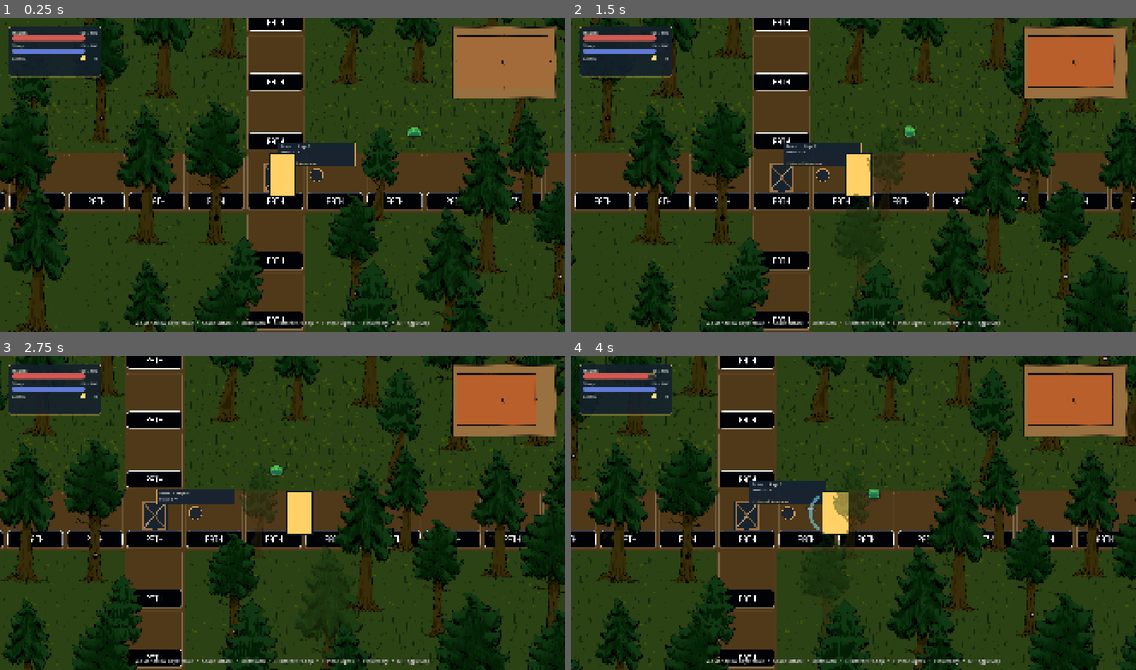
Above: before the commit, frames 1-4 (two rows, left to right).
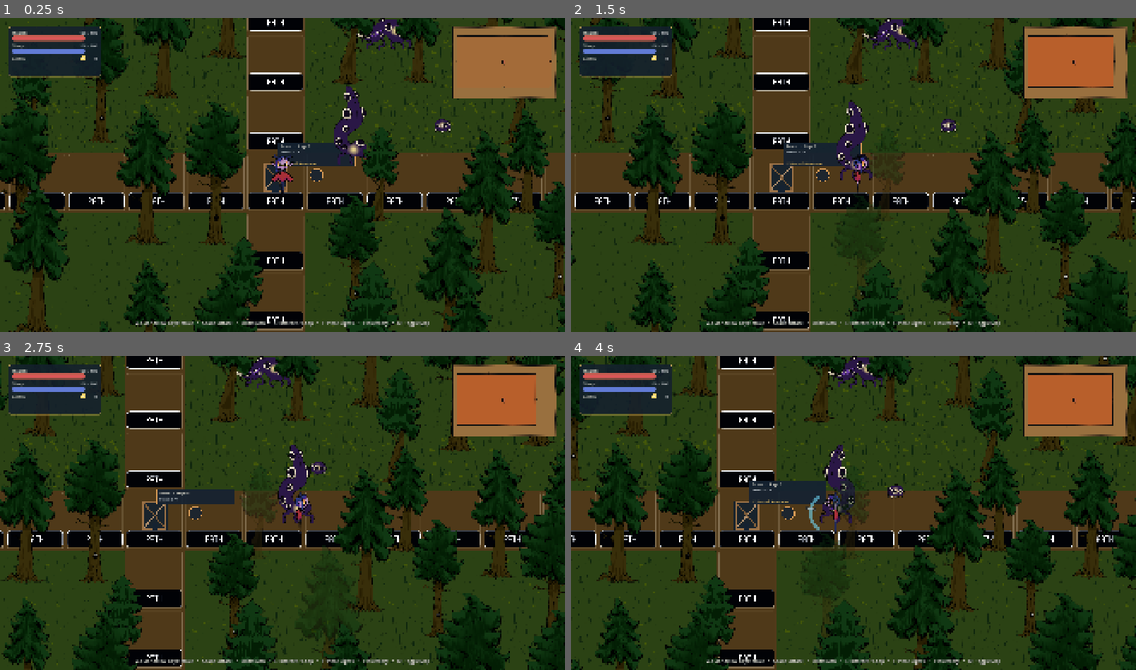
Above: after the commit, the same moments.

Repository: sebastiannovia/Light-Collector
Game: Godot game, scene res://MapLayoutTemplate.tscn
The game is run twice, just before and just after one commit, with the same random seed, the same clock (stepped at 60 frames per second) and the same inputs.
Inputs (mouse positions are in pixels of both pictures, inside the frame that each line leads up to):
- Up to frame 1 (0.25 s): no input
- Up to frame 2 (1.5 s): tap Enter at 0.5 s; move the mouse to (977, 159) at 0.52 s; hold Right (ui_right) 0.53-1.25 s; tap Space (attack) at 0.6 s; click (977, 159) at 0.67 s; drag from (740, 190) to (870, 175) at 1.27 s
- Up to frame 3 (2.75 s): move the mouse to (339, 443) at 2.02 s; hold Right (ui_right) from 2.03 s (still down); tap Enter at 2.1 s; tap Space (attack) at 2.3 s
- Up to frame 4 (4 s): release Right (ui_right) at 2.75 s; drag from (825, 575) to (847, 469) at 2.77 s; move the mouse to (1023, 560) at 3.52 s; hold Left (ui_left) from 3.53 s (still down); hold Shift from 3.53 s (still down); tap Space (attack) at 3.8 s

The runs differ from the first frame. In frame 1, 1.9% of the frame differs, in the area x 47-90%, y 0-58%; in frame 2, 1.7%; in frame 3, 1.8%; in frame 4, 1.8%.

Commit message:
Add monster types and match hitboxes to sprites

Diff:
--- a/MapLayoutTemplate.tscn
+++ b/MapLayoutTemplate.tscn
@@ -11,7 +11,9 @@
 [ext_resource type="Script" uid="uid://cl7emwpo77rs" path="res://gameplay/construction_stage.gd" id="10_dldcj"]
 [ext_resource type="PackedScene" uid="uid://bqqj6cqav77ir" path="res://gameplay/Player/Player.tscn" id="11_qb0cc"]
 [ext_resource type="Script" uid="uid://cdfpm24jkc6ju" path="res://gameplay/item_requirement.gd" id="11_twa6h"]
-[ext_resource type="PackedScene" uid="uid://bq47rsekv5irv" path="res://monster images/monster1/monster_1.tscn" id="12_dldcj"]
+[ext_resource type="PackedScene" path="res://gameplay/Monsters/Spinner.tscn" id="12_twa6h"]
+[ext_resource type="PackedScene" path="res://gameplay/Monsters/Jumper.tscn" id="13_pdi3m"]
+[ext_resource type="PackedScene" path="res://gameplay/Monsters/Charger.tscn" id="14_cjl5k"]
 
 [sub_resource type="Resource" id="Resource_1hjth"]
 script = ExtResource("11_twa6h")
@@ -4274,6 +4276,11 @@
 [node name="Player" parent="." unique_id=163405111 instance=ExtResource("11_qb0cc")]
 position = Vector2(1950, 1120)
 
-[node name="monster1" parent="." unique_id=118134316 instance=ExtResource("12_dldcj")]
-position = Vector2(2513, 932)
-scale = Vector2(3, 3)
+[node name="monster_spinner" parent="." unique_id=2076468854 instance=ExtResource("12_twa6h")]
+position = Vector2(2248, 904)
+
+[node name="monster_jumper" parent="." unique_id=1878941016 instance=ExtResource("13_pdi3m")]
+position = Vector2(2637, 907)
+
+[node name="monster_charger" parent="." unique_id=471776626 instance=ExtResource("14_cjl5k")]
+position = Vector2(2373, 500)
--- /dev/null
+++ b/gameplay/Monsters/Charger.tscn
@@ -0,0 +1,27 @@
+[gd_scene format=3]
+
+[ext_resource type="Script" path="res://gameplay/Monsters/basic_monster.gd" id="1_caur1"]
+[ext_resource type="Texture2D" path="res://Assets/Monsters/charger_sprite.png" id="2_e4hog"]
+
+[sub_resource type="RectangleShape2D" id="RectangleShape2D_caur1"]
+size = Vector2(265, 210)
+
+[sub_resource type="CircleShape2D" id="CircleShape2D_6dgeb"]
+radius = 320.0
+
+[node name="monster_charger" type="CharacterBody2D" unique_id=471776626]
+collision_layer = 2
+script = ExtResource("1_caur1")
+display_name = "Charger"
+
+[node name="Sprite2D" type="Sprite2D" parent="." unique_id=593476529]
+texture = ExtResource("2_e4hog")
+
+[node name="CollisionShape2D" type="CollisionShape2D" parent="." unique_id=1460841897]
+shape = SubResource("RectangleShape2D_caur1")
+
+[node name="Sight" type="Area2D" parent="." unique_id=775922258]
+collision_layer = 0
+
+[node name="CollisionShape2D" type="CollisionShape2D" parent="Sight" unique_id=1027942765]
+shape = SubResource("CircleShape2D_6dgeb")
--- /dev/null
+++ b/gameplay/Monsters/Jumper.tscn
@@ -0,0 +1,27 @@
+[gd_scene format=3]
+
+[ext_resource type="Script" path="res://gameplay/Monsters/basic_monster.gd" id="1_j5scw"]
+[ext_resource type="Texture2D" path="res://Assets/Monsters/jumper_sprite.png" id="2_ij78q"]
+
+[sub_resource type="RectangleShape2D" id="RectangleShape2D_j5scw"]
+size = Vector2(70, 65)
+
+[sub_resource type="CircleShape2D" id="CircleShape2D_iungk"]
+radius = 320.0
+
+[node name="monster_jumper" type="CharacterBody2D" unique_id=1878941016]
+collision_layer = 2
+script = ExtResource("1_j5scw")
+display_name = "Jumper"
+
+[node name="Sprite2D" type="Sprite2D" parent="." unique_id=997570214]
+texture = ExtResource("2_ij78q")
+
+[node name="CollisionShape2D" type="CollisionShape2D" parent="." unique_id=1936898354]
+shape = SubResource("RectangleShape2D_j5scw")
+
+[node name="Sight" type="Area2D" parent="." unique_id=1733059442]
+collision_layer = 0
+
+[node name="CollisionShape2D" type="CollisionShape2D" parent="Sight" unique_id=1835929153]
+shape = SubResource("CircleShape2D_iungk")
--- /dev/null
+++ b/gameplay/Monsters/Spinner.tscn
@@ -0,0 +1,27 @@
+[gd_scene format=3]
+
+[ext_resource type="Script" path="res://gameplay/Monsters/basic_monster.gd" id="1_rmd0v"]
+[ext_resource type="Texture2D" path="res://Assets/Monsters/spinner_sprite.png" id="2_vhdf1"]
+
+[sub_resource type="RectangleShape2D" id="RectangleShape2D_rmd0v"]
+size = Vector2(170, 350)
+
+[sub_resource type="CircleShape2D" id="CircleShape2D_m8kcv"]
+radius = 320.0
+
+[node name="monster_spinner" type="CharacterBody2D" unique_id=2076468854]
+collision_layer = 2
+script = ExtResource("1_rmd0v")
+display_name = "Spinner"
+
+[node name="Sprite2D" type="Sprite2D" parent="." unique_id=1722079138]
+texture = ExtResource("2_vhdf1")
+
+[node name="CollisionShape2D" type="CollisionShape2D" parent="." unique_id=491381444]
+shape = SubResource("RectangleShape2D_rmd0v")
+
+[node name="Sight" type="Area2D" parent="." unique_id=682893630]
+collision_layer = 0
+
+[node name="CollisionShape2D" type="CollisionShape2D" parent="Sight" unique_id=828315603]
+shape = SubResource("CircleShape2D_m8kcv")
--- /dev/null
+++ b/gameplay/Monsters/basic_monster.gd
@@ -0,0 +1,115 @@
+extends CharacterBody2D
+
+@export_group("Monster")
+@export var display_name := "Monster"
+@export_range(1, 10000, 1) var starting_health := 160
+@export_range(0.0, 500.0, 1.0) var chase_speed := 100.0
+
+@export_group("Attack")
+@export_range(32.0, 400.0, 1.0) var sight_range := 320.0
+@export_range(24.0, 256.0, 1.0) var attack_range := 110.0
+@export_range(0.0, 100.0, 1.0) var attack_damage := 10.0
+@export_range(0.1, 5.0, 0.05) var attack_cooldown := 1.0
+
+@export_group("Knockback")
+@export_range(0.0, 500.0, 1.0) var knockback_force := 100.0
+@export_range(0.05, 1.0, 0.05) var knockback_duration := 0.25
+
+var health := 0
+var is_alive := true
+var target: Node2D
+var _attack_cooldown_left := 0.0
+var _knockback_tween: Tween
+
+@onready var sprite: Sprite2D = $Sprite2D
+@onready var body_shape: CollisionShape2D = $CollisionShape2D
+@onready var sight_area: Area2D = $Sight
+@onready var sight_shape: CollisionShape2D = $Sight/CollisionShape2D
+
+func _ready() -> void:
+	health = starting_health
+	add_to_group("monsters")
+	if not sight_area.body_entered.is_connected(_on_sight_body_entered):
+		sight_area.body_entered.connect(_on_sight_body_entered)
+	if not sight_area.body_exited.is_connected(_on_sight_body_exited):
+		sight_area.body_exited.connect(_on_sight_body_exited)
+	set_collision_mask_value(1, true)
+	set_collision_layer_value(2, true)
+	var sight_circle := sight_shape.shape as CircleShape2D
+	if sight_circle:
+		sight_circle.radius = sight_range
+	z_as_relative = false
+	_update_depth_order()
+
+func _physics_process(delta: float) -> void:
+	_attack_cooldown_left = maxf(0.0, _attack_cooldown_left - delta)
+	if not is_alive:
+		return
+	if _knockback_tween and _knockback_tween.is_running():
+		velocity = Vector2.ZERO
+		return
+	if not is_instance_valid(target):
+		target = null
+		velocity = Vector2.ZERO
+		_update_depth_order()
+		return
+	var offset := target.global_position - global_position
+	var distance := offset.length()
+	if absf(offset.x) > 0.1:
+		sprite.flip_h = offset.x < 0.0
+	if distance > attack_range:
+		velocity = offset.normalized() * chase_speed
+		move_and_slide()
+	else:
+		velocity = Vector2.ZERO
+		if _attack_cooldown_left <= 0.0:
+			_attack_cooldown_left = attack_cooldown
+			if target.has_method("take_damage"):
+				target.call("take_damage", attack_damage)
+	_update_depth_order()
+
+func take_damage(damage: int, attacker_position: Vector2) -> void:
+	if not is_alive or damage <= 0:
+		return
+	health = maxi(0, health - damage)
+	if health == 0:
+		_die()
+		return
+	var direction := global_position - attacker_position
+	if direction.is_zero_approx():
+		direction = Vector2.UP
+	else:
+		direction = direction.normalized()
+	if _knockback_tween and _knockback_tween.is_running():
+		_knockback_tween.kill()
+	_knockback_tween = create_tween()
+	_knockback_tween.set_ease(Tween.EASE_OUT)
+	_knockback_tween.set_trans(Tween.TRANS_CUBIC)
+	_knockback_tween.tween_property(self, "global_position", global_position + direction * knockback_force, knockback_duration)
+
+func _die() -> void:
+	is_alive = false
+	target = null
+	velocity = Vector2.ZERO
+	body_shape.set_deferred("disabled", true)
+	sight_shape.set_deferred("disabled", true)
+	sprite.visible = false
+
+func _on_sight_body_entered(body: Node2D) -> void:
+	if is_alive and body.is_in_group("map_player"):
+		target = body
+
+func _on_sight_body_exited(body: Node2D) -> void:
+	if body == target and is_alive:
+		target = null
+		velocity = Vector2.ZERO
+
+func _update_depth_order() -> void:
+	var sprite_bottom := sprite.position.y + sprite.texture.get_height() * sprite.scale.y * 0.5
+	var sort_y := global_position.y + sprite_bottom
+	var ancestor := get_parent()
+	while ancestor and not ancestor is MapArea:
+		ancestor = ancestor.get_parent()
+	if ancestor is MapArea:
+		sort_y -= (ancestor as MapArea).global_position.y
+	z_index = clampi(roundi(sort_y / 8.0), 1, 256)
--- a/gameplay/Player/Player.tscn
+++ b/gameplay/Player/Player.tscn
@@ -1,7 +1,8 @@
 [gd_scene format=3 uid="uid://bqqj6cqav77ir"]
 
-[ext_resource type="Script" uid="uid://drx41yvlar6fy" path="res://template_player.gd" id="1_k7pdy"]
-[ext_resource type="Script" uid="uid://op6grnsnlo2i" path="res://gameplay/player_inventory.gd" id="2_rlrxx"]
+[ext_resource type="Script" path="res://template_player.gd" id="1_k7pdy"]
+[ext_resource type="Script" path="res://gameplay/player_inventory.gd" id="2_rlrxx"]
+[ext_resource type="Texture2D" path="res://Assets/Player/Front.png" id="3_dd34u"]
 
 [sub_resource type="RectangleShape2D" id="RectangleShape2D_rlrxx"]
 size = Vector2(58, 42)
@@ -32,4 +33,8 @@
 [node name="CollisionShape2D" type="CollisionShape2D" parent="hitbox" unique_id=364161573]
 shape = SubResource("RectangleShape2D_mhe6t")
 
+[node name="PlayerSprite" type="Sprite2D" parent="." unique_id=227745226]
+z_index = -1
+texture = ExtResource("3_dd34u")
+
 [connection signal="body_entered" from="hitbox" to="." method="_on_hitbox_body_entered"]
--- a/template_player.gd
+++ b/template_player.gd
@@ -9,6 +9,9 @@
 const PLAYER_HUD_SCRIPT = preload("res://gameplay/player_hud.gd")
 const DEFAULT_PLAYER_HUD_STYLE = preload("res://gameplay/player_hud_default.tres")
 const LIGHT_MARKER_SCRIPT = preload("res://light_placement_marker.gd")
+const PLAYER_FRONT_TEXTURE = preload("res://Assets/Player/Front.png")
+const PLAYER_BACK_TEXTURE = preload("res://Assets/Player/Back.png")
+const PLAYER_SIDE_TEXTURE = preload("res://Assets/Player/Side.png")
 
 @export var move_speed := 420.0
 @export var transition_duration := 0.25
@@ -58,6 +61,7 @@
 @onready var camera: Camera2D = $Camera2D
 @onready var fade: ColorRect = get_node("../TransitionOverlay/Fade")
 @onready var legacy_hitbox: Area2D = get_node_or_null("hitbox")
+@onready var player_sprite: Sprite2D = $PlayerSprite
 
 var current_area: MapArea
 var transitioning := false
@@ -81,6 +85,7 @@
 		legacy_hitbox.monitoring = false
 		legacy_hitbox.monitorable = false
 	_sword_hit_shape.radius = 30.0
+	_update_player_sprite()
 	add_to_group("map_player")
 	light_count = starting_light_count
 	health_current = clampf(health_current, 0.0, health_max)
@@ -108,6 +113,7 @@
 	var direction := Vector2(horizontal, vertical).normalized()
 	if not direction.is_zero_approx():
 		facing_direction = direction
+		_update_player_sprite()
 	var movement := direction * move_speed
 	if _dash_time_left > 0.0:
 		movement = _dash_direction * dash_speed
@@ -455,10 +461,17 @@
 	camera.limit_bottom = int(area.global_position.y + area.area_size.y)
 
 func _draw() -> void:
-	var player_rect := Rect2(-PLAYER_SIZE * 0.5, PLAYER_SIZE)
-	draw_rect(player_rect, Color("ffd166"), true)
-	draw_rect(player_rect, Color("101923"), false, 4.0)
 	_draw_sword_swing()
+
+func _update_player_sprite() -> void:
+	if not player_sprite:
+		return
+	if absf(facing_direction.x) > absf(facing_direction.y):
+		player_sprite.texture = PLAYER_SIDE_TEXTURE
+		player_sprite.flip_h = facing_direction.x < 0.0
+	else:
+		player_sprite.flip_h = false
+		player_sprite.texture = PLAYER_BACK_TEXTURE if facing_direction.y < 0.0 else PLAYER_FRONT_TEXTURE
 
 
 func attack() -> void:
Binary file added: Assets/Monsters/charger_sprite.png
Not shown, added: Assets/Monsters/charger_sprite.png.import
Binary file added: Assets/Monsters/jumper_sprite.png
Not shown, added: Assets/Monsters/jumper_sprite.png.import
Binary file added: Assets/Monsters/spinner_sprite.png
Not shown, added: Assets/Monsters/spinner_sprite.png.import
Binary file added: Assets/Player/Back.png
Not shown, added: Assets/Player/Back.png.import
Binary file added: Assets/Player/Front.png
Not shown, added: Assets/Player/Front.png.import
Binary file added: Assets/Player/Side.png
Not shown, added: Assets/Player/Side.png.import
(and 1 more such lines)
